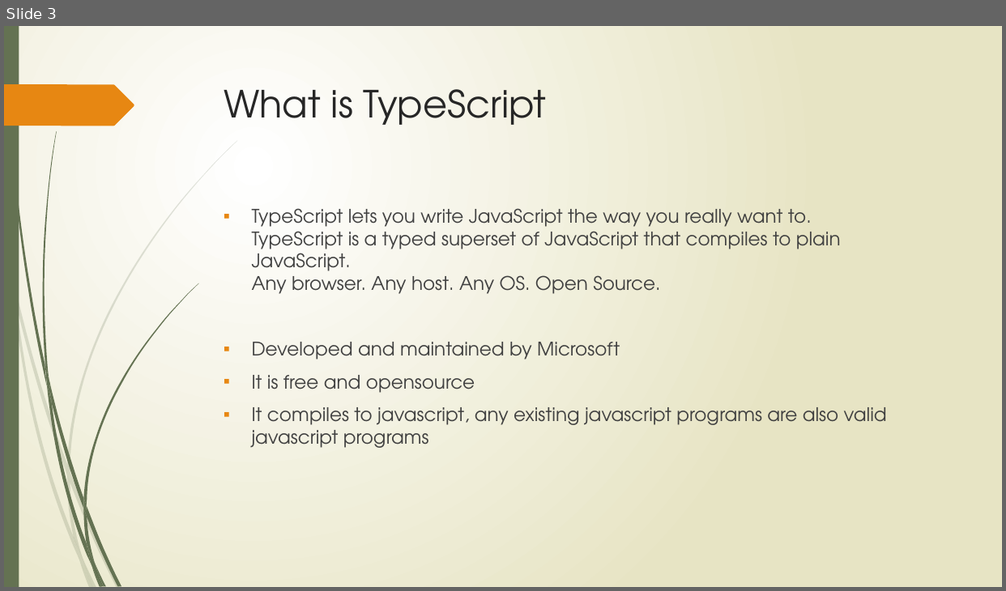
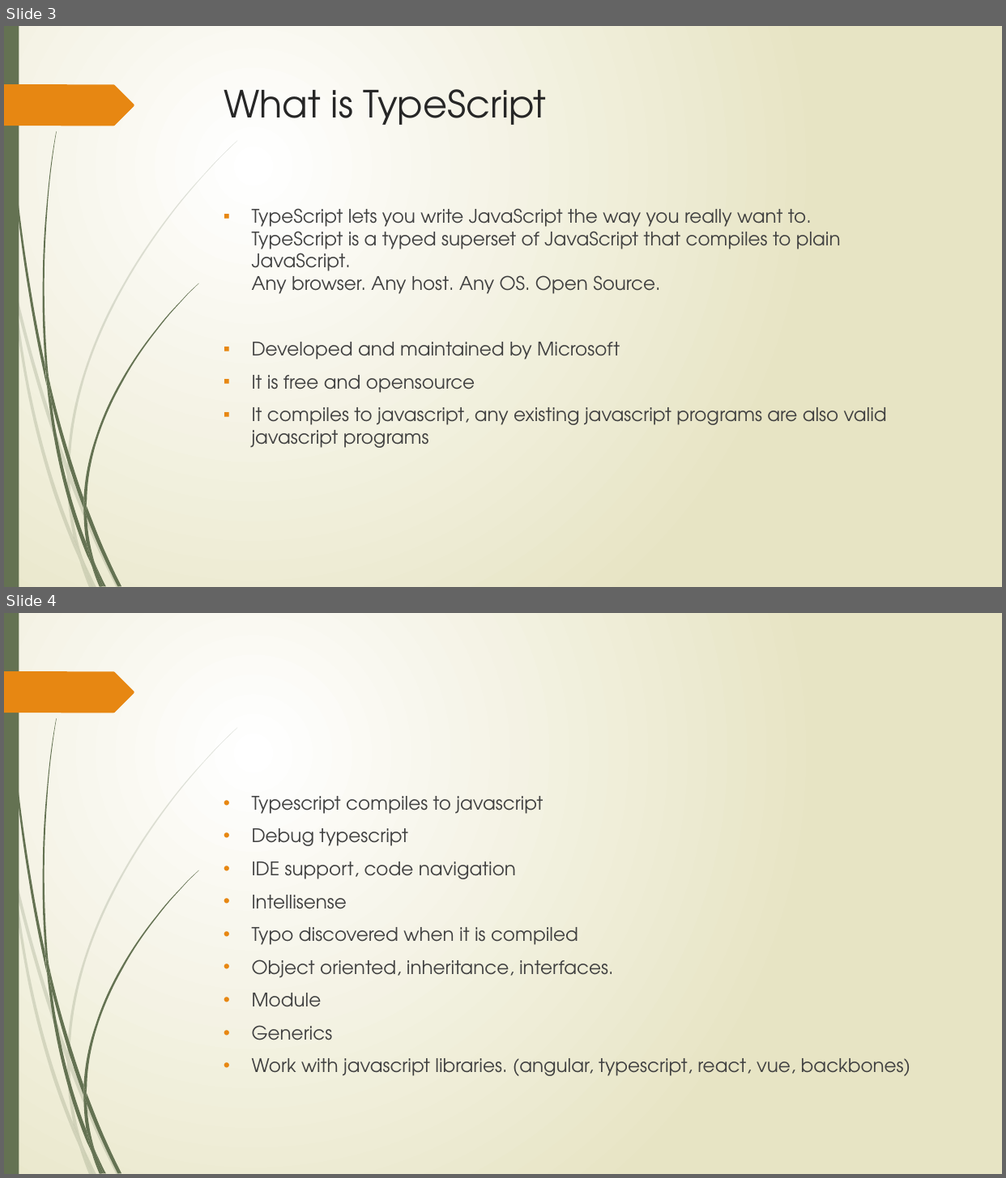
Before and after one commit to hanjia2014/TSDemo, a slide deck: TypeScript.pptx. Shown one above the other, each under a label of ours: slide 3 before the commit, slides 3 and 4 after it. The pictures are 1006x591 and 1006x1178 pixels, drawn with LibreOffice and Linux fonts; fonts in the diff are those of the drawing. Boxes give left, top, right and bottom in pixels: in the first picture for what was removed or moved away, otherwise in the second. Text is boxed around its words. In the diff, an @@ line names an element or a change of style, - is before the commit and + after.

Commit message:
more content

```diff
--- a/TypeScript.pptx
+++ b/TypeScript.pptx
@@ slide 4 added at (4, 613, 1002, 1174), background gradient #FFFFFF to #E8E6C4; not listed: 24 template elements that a slide beside it also shows @@
@@ text added at (252, 796, 910, 1076), 18 pt, text #404040 @@
+• Typescript compiles to javascript
+• Debug typescript
+• IDE support, code navigation
+• Intellisense
+• Typo discovered when it is compiled
+• Object oriented, inheritance, interfaces.
+• Module
+• Generics
+• Work with javascript libraries. (angular, typescript, react, vue, backbones)
```
